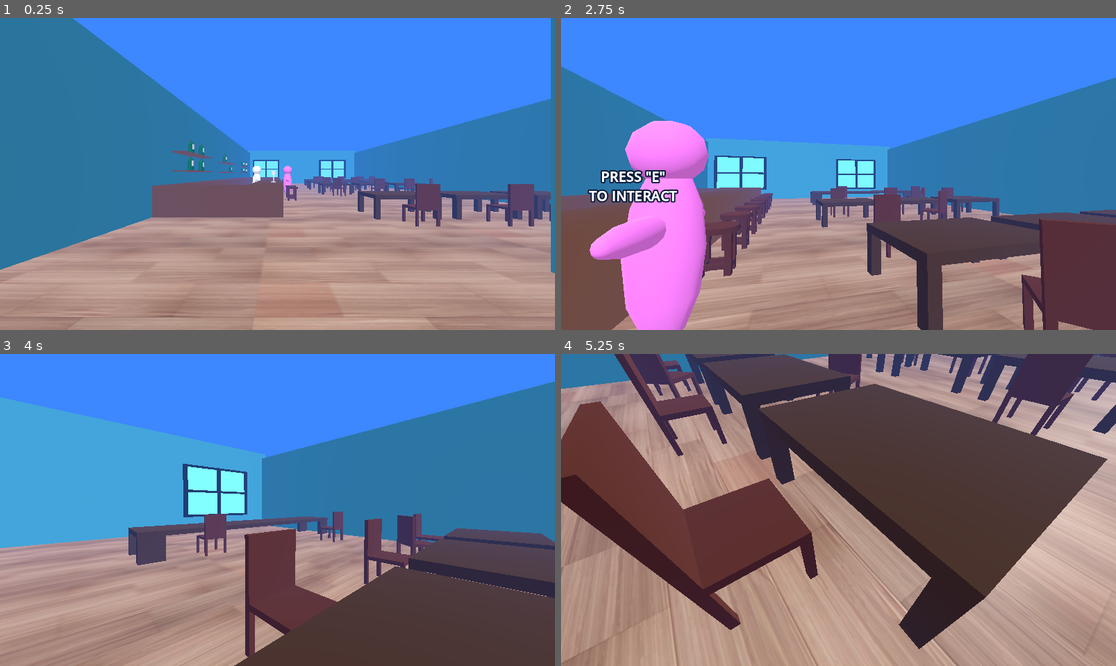
Above: before the commit, frames 1-4 (two rows, left to right).
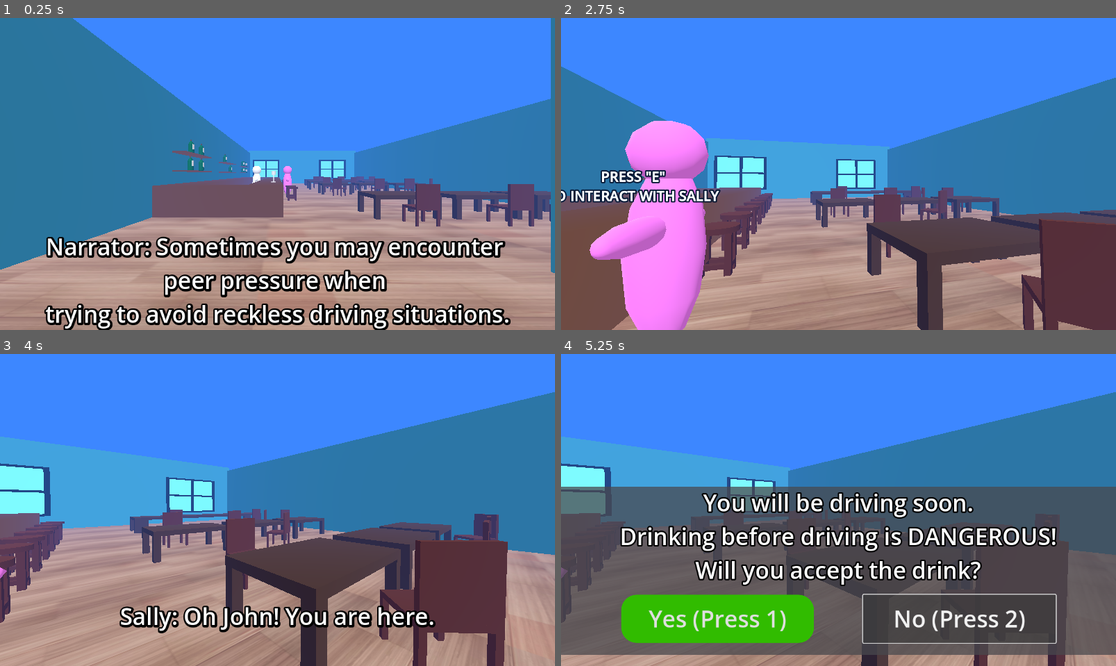
Above: after the commit, the same moments.

Repository: JoshuaThai/road-jam
Game: Godot game, scene res://Scenes/bar.tscn
The game is run twice, just before and just after one commit, with the same random seed, the same clock (stepped at 60 frames per second) and the same inputs. Sound files missing from this copy of the repository are replaced by a short silence.
Inputs (mouse positions are in pixels of both pictures, inside the frame that each line leads up to):
- Up to frame 1 (0.25 s): no input
- Up to frame 2 (2.75 s): tap Enter (ui_accept) at 0.5, 1.35, 1.52, 1.82 s; move the mouse to (866, 174) at 0.52 s; hold Enter (ui_accept) 0.53-1.28 s; hold W (move_up) from 0.53 s (still down); tap E at 0.6, 1.55, 2.1 s; move the mouse to (810, 174) at 1.27 s; move the mouse to (849, 167) at 2.02 s; hold Enter (ui_accept) from 2.03 s (still down)
- Up to frame 3 (4 s): keep holding W (move_up); move the mouse to (271, 516) at 2.77 s; release Enter (ui_accept) at 2.78 s; tap Space at 2.85 s; tap Enter (ui_accept) at 3.02, 3.32 s; tap E at 3.05, 3.6 s; move the mouse to (316, 513) at 3.52 s; hold Enter (ui_accept) from 3.53 s (still down)
- Up to frame 4 (5.25 s): release W (move_up) at 4.25 s; release Enter (ui_accept) at 4.25 s; click (716, 619) at 4.25 s, where only the run after the commit has a clickable "Yes (Press 1)"; click (960, 619) at 5 s, where only the run after the commit has a clickable "No (Press 2)"

The runs differ from the first frame. In frame 1, 10% of the frame differs, in the area x 8-92%, y 69-100%; in frame 2, 0.9%; in frame 3, 37%; in frame 4, 97%, in the area x 0-100%, y 0-100%.

Commit message:
Working on Bar Scene
Work on Sally's Dialogue and Dialogue choice screen.

Diff:
--- a/Scenes/bar.tscn
+++ b/Scenes/bar.tscn
@@ -1,17 +1,21 @@
-[gd_scene load_steps=31 format=3 uid="uid://bq2kdr80nrrgi"]
+[gd_scene load_steps=42 format=3 uid="uid://bq2kdr80nrrgi"]
 
 [ext_resource type="PackedScene" uid="uid://ck0pjiha20w3m" path="res://Scenes/player.tscn" id="1_vwav4"]
 [ext_resource type="PackedScene" uid="uid://dfmosl6d8wsm" path="res://BarObjects/WoodenFloor.glb" id="1_xgyi3"]
 [ext_resource type="PackedScene" uid="uid://br7f2wm5xqk81" path="res://BarObjects/WineGlass.glb" id="2_w5oem"]
 [ext_resource type="Material" uid="uid://ch8tutp51k0nh" path="res://Materials/brown.tres" id="3_ggknq"]
 [ext_resource type="AudioStream" uid="uid://c2viaxdc6j1ru" path="res://BarDialogue/InitalNarratorDialogue.mp3" id="3_oe2xn"]
+[ext_resource type="Script" uid="uid://dxy78f1ofcmgq" path="res://Scripts/narrator_dialogue.gd" id="4_or5po"]
+[ext_resource type="Script" uid="uid://ca4gwgybxmryt" path="res://Scripts/sally_start_dialogue.gd" id="5_703c4"]
 [ext_resource type="PackedScene" uid="uid://c8agjsdnr6y13" path="res://BarObjects/stool.tscn" id="5_n8sa8"]
+[ext_resource type="AudioStream" uid="uid://ctxc0whrv2rt3" path="res://BarDialogue/SallyStartDialogue.mp3" id="5_oah5r"]
 [ext_resource type="PackedScene" uid="uid://bl00jlfucxq5d" path="res://BarObjects/alcoholBottle.tscn" id="5_uypo1"]
 [ext_resource type="PackedScene" uid="uid://c23xx8l0aiqk1" path="res://BarObjects/table.tscn" id="7_k0573"]
 [ext_resource type="PackedScene" uid="uid://6a4iqkum3m4a" path="res://BarObjects/chair.tscn" id="8_riofv"]
 [ext_resource type="Script" uid="uid://v2jcxeaw6imp" path="res://Scripts/bartender.gd" id="9_5chha"]
 [ext_resource type="PackedScene" uid="uid://fb7na8q54080" path="res://Scenes/window.tscn" id="9_ubmj0"]
 [ext_resource type="Script" uid="uid://cbqwqba4elpln" path="res://Scripts/sally_Conversation.gd" id="10_a5bvc"]
+[ext_resource type="Script" uid="uid://swjlqbf6smov" path="res://Scripts/choice_rect.gd" id="16_0s6ix"]
 
 [sub_resource type="BoxShape3D" id="BoxShape3D_i1h57"]
 size = Vector3(50, 0.1, 50)
@@ -90,6 +94,7 @@
 [sub_resource type="Animation" id="Animation_5chha"]
 resource_name = "Wave"
 length = 1.5
+loop_mode = 1
 tracks/0/type = "value"
 tracks/0/imported = false
 tracks/0/enabled = true
@@ -153,8 +158,71 @@
 [sub_resource type="StandardMaterial3D" id="StandardMaterial3D_a5bvc"]
 albedo_color = Color(1, 0.49803922, 1, 1)
 
+[sub_resource type="Animation" id="Animation_oah5r"]
+resource_name = "Turning"
+tracks/0/type = "value"
+tracks/0/imported = false
+tracks/0/enabled = true
+tracks/0/path = NodePath(".:rotation")
+tracks/0/interp = 1
+tracks/0/loop_wrap = true
+tracks/0/keys = {
+"times": PackedFloat32Array(0, 0.5),
+"transitions": PackedFloat32Array(1, 1),
+"update": 0,
+"values": [Vector3(0, -1.5707963, 0), Vector3(0, 0.5235989, 0)]
+}
+
+[sub_resource type="Animation" id="Animation_0s6ix"]
+length = 0.001
+tracks/0/type = "value"
+tracks/0/imported = false
+tracks/0/enabled = true
+tracks/0/path = NodePath(".:rotation")
+tracks/0/interp = 1
+tracks/0/loop_wrap = true
+tracks/0/keys = {
+"times": PackedFloat32Array(0),
+"transitions": PackedFloat32Array(1),
+"update": 0,
+"values": [Vector3(0, -1.5707963, 0)]
+}
+
+[sub_resource type="AnimationLibrary" id="AnimationLibrary_0yy5i"]
+_data = {
+&"RESET": SubResource("Animation_0s6ix"),
+&"Turning": SubResource("Animation_oah5r")
+}
+
 [sub_resource type="FontVariation" id="FontVariation_5chha"]
 variation_embolden = 0.6
+
+[sub_resource type="LabelSettings" id="LabelSettings_oe2xn"]
+font_size = 48
+outline_size = 8
+outline_color = Color(0, 0, 0, 1)
+shadow_size = 16
+shadow_color = Color(0, 0, 0, 1)
+
+[sub_resource type="LabelSettings" id="LabelSettings_oah5r"]
+font_size = 48
+outline_size = 12
+outline_color = Color(0, 0, 0, 1)
+shadow_size = 16
+
+[sub_resource type="StyleBoxFlat" id="StyleBoxFlat_oah5r"]
+bg_color = Color(0.19086605, 0.7366369, 7.70092e-07, 1)
+corner_radius_top_left = 32
+corner_radius_top_right = 32
+corner_radius_bottom_right = 32
+corner_radius_bottom_left = 32
+
+[sub_resource type="StyleBoxFlat" id="StyleBoxFlat_0s6ix"]
+bg_color = Color(1, 0, 0, 1)
+corner_radius_top_left = 32
+corner_radius_top_right = 32
+corner_radius_bottom_right = 32
+corner_radius_bottom_left = 32
 
 [node name="Bar" type="Node3D"]
 
@@ -172,6 +240,12 @@
 [node name="NarratorDialogue" type="AudioStreamPlayer" parent="Player"]
 stream = ExtResource("3_oe2xn")
 autoplay = true
+script = ExtResource("4_or5po")
+
+[node name="SallyStartDialogue" type="AudioStreamPlayer" parent="Player"]
+unique_name_in_owner = true
+stream = ExtResource("5_oah5r")
+script = ExtResource("5_703c4")
 
 [node name="WorldEnvironment" type="WorldEnvironment" parent="."]
 environment = SubResource("Environment_vwav4")
@@ -514,12 +588,14 @@
 shape = SubResource("CapsuleShape3D_riofv")
 
 [node name="BartenderAnimations" type="AnimationPlayer" parent="Bartender"]
+unique_name_in_owner = true
 libraries = {
 &"": SubResource("AnimationLibrary_a5bvc")
 }
 
 [node name="Sally" type="StaticBody3D" parent="."]
-transform = Transform3D(1.3113416e-07, 0, -1, 0, 1, 0, 1, 0, 1.3113416e-07, -17.1, 3, 0)
+unique_name_in_owner = true
+transform = Transform3D(7.549791e-08, 0, -1.0000001, 0, 1, 0, 1.0000001, 0, 7.549791e-08, -17.1, 3, 0)
 
 [node name="Head" type="CSGSphere3D" parent="Sally"]
 material = SubResource("StandardMaterial3D_a5bvc")
@@ -541,6 +617,10 @@
 shape = SubResource("CapsuleShape3D_riofv")
 
 [node name="SallyAnimations" type="AnimationPlayer" parent="Sally"]
+unique_name_in_owner = true
+libraries = {
+&"": SubResource("AnimationLibrary_0yy5i")
+}
 
 [node name="SallyProximityPrompt" type="Label3D" parent="Sally"]
 unique_name_in_owner = true
@@ -549,7 +629,7 @@
 billboard = 1
 double_sided = false
 text = "Press \"E\"
-to interact"
+to interact with Sally"
 font = SubResource("FontVariation_5chha")
 uppercase = true
 script = ExtResource("10_a5bvc")
@@ -560,4 +640,93 @@
 [node name="Window2" parent="." instance=ExtResource("9_ubmj0")]
 transform = Transform3D(-4.371139e-08, 0, -3.645, 0, 1.885, 0, 1, 0, -1.5932801e-07, -22.4, 4.7, -24.6)
 
+[node name="DialogueScreen" type="CanvasLayer" parent="."]
+
+[node name="DialogueLabel" type="Label" parent="DialogueScreen"]
+unique_name_in_owner = true
+anchors_preset = 7
+anchor_left = 0.5
+anchor_top = 1.0
+anchor_right = 0.5
+anchor_bottom = 1.0
+offset_left = -552.0
+offset_top = -137.0
+offset_right = 552.0
+grow_horizontal = 2
+grow_vertical = 0
+text = "Narrator: Sometimes you may encounter
+peer pressure when
+trying to avoid reckless driving situations."
+label_settings = SubResource("LabelSettings_oe2xn")
+horizontal_alignment = 1
+
+[node name="ChoiceRect" type="ColorRect" parent="DialogueScreen"]
+unique_name_in_owner = true
+visible = false
+anchors_preset = 14
+anchor_top = 0.5
+anchor_right = 1.0
+anchor_bottom = 0.5
+offset_top = -49.0
+offset_bottom = 301.0
+grow_horizontal = 2
+grow_vertical = 2
+color = Color(0.28235295, 0.28235295, 0.3019608, 0.7411765)
+script = ExtResource("16_0s6ix")
+
+[node name="ChoiceLabel" type="Label" parent="DialogueScreen/ChoiceRect"]
+unique_name_in_owner = true
+layout_mode = 1
+anchors_preset = 5
+anchor_left = 0.5
+anchor_right = 0.5
+offset_left = -552.0
+offset_right = 552.0
+offset_bottom = 207.0
+grow_horizontal = 2
+text = "You will be driving soon.
+Drinking before driving is DANGEROUS!
+Will you accept the drink?"
+label_settings = SubResource("LabelSettings_oah5r")
+horizontal_alignment = 1
+
+[node name="YesButton" type="Button" parent="DialogueScreen/ChoiceRect"]
+layout_mode = 1
+anchors_preset = 2
+anchor_top = 1.0
+anchor_bottom = 1.0
+offset_left = 125.0
+offset_top = -125.0
+offset_right = 525.0
+offset_bottom = -25.0
+grow_vertical = 0
+theme_override_font_sizes/font_size = 48
+theme_override_styles/normal = SubResource("StyleBoxFlat_oah5r")
+text = "Yes (Press 1)"
+
+[node name="NoButton" type="Button" parent="DialogueScreen/ChoiceRect"]
+layout_mode = 1
+anchors_preset = 3
+anchor_left = 1.0
+anchor_top = 1.0
+anchor_right = 1.0
+anchor_bottom = 1.0
+offset_left = -525.0
+offset_top = -125.0
+offset_right = -125.0
+offset_bottom = -25.0
+grow_horizontal = 0
+grow_vertical = 0
+theme_override_font_sizes/font_size = 48
+theme_override_styles/normal = SubResource("StyleBoxFlat_0s6ix")
+text = "No (Press 2)"
+
+[node name="PlayerStand" type="CSGBox3D" parent="."]
+unique_name_in_owner = true
+transform = Transform3D(1, 0, 0, 0, 1, 0, 0, 0, 1, -15.400001, 0.3, 2.6000001)
+visible = false
+
 [connection signal="finished" from="Player/NarratorDialogue" to="Sally/SallyProximityPrompt" method="_on_narrator_dialogue_finished"]
+[connection signal="finished" from="Player/SallyStartDialogue" to="Player/SallyStartDialogue" method="_on_finished"]
+[connection signal="pressed" from="DialogueScreen/ChoiceRect/YesButton" to="DialogueScreen/ChoiceRect" method="_on_yes_button_pressed"]
+[connection signal="pressed" from="DialogueScreen/ChoiceRect/NoButton" to="DialogueScreen/ChoiceRect" method="_on_no_button_pressed"]
--- a/Scripts/bartender.gd
+++ b/Scripts/bartender.gd
@@ -3,8 +3,11 @@
 @onready var bartenderAnimation = $BartenderAnimations
 var time = 0
 
-func _physics_process(delta):
-	if time <= 0:
-		bartenderAnimation.play("Wave")
-		time = 5
-	time -= 1
+func _ready():
+	bartenderAnimation.play("Wave")
+
+#func _physics_process(delta):
+	#if time <= 0:
+		#bartenderAnimation.play("Wave")
+		#time = 5
+	#time -= 1
--- /dev/null
+++ b/Scripts/choice_rect.gd
@@ -0,0 +1,16 @@
+extends ColorRect
+
+@onready var choiceLabel = %ChoiceLabel
+
+# handle player choice screen.
+func _physics_process(delta):
+	pass
+
+
+func _on_yes_button_pressed():
+#	Use choiceLabel's text to determine what to do when button pressing is detected.
+	pass # Replace with function body.
+
+
+func _on_no_button_pressed():
+	pass # Replace with function body.
--- /dev/null
+++ b/Scripts/narrator_dialogue.gd
@@ -0,0 +1,10 @@
+extends AudioStreamPlayer
+
+@onready var dialogueLabel = %DialogueLabel
+
+func _physics_process(delta):
+	if get_playback_position() >=5 and get_playback_position() < 10:
+		dialogueLabel.text = "Narrator: Always put forth your best judgement\n and be willing to say no."
+		#print(get_playback_position())
+	if get_playback_position() > 10:
+		dialogueLabel.text = "Narrator: Let's test out this advice with \nour pink friend, Sally."
--- a/Scripts/player.gd
+++ b/Scripts/player.gd
@@ -1,6 +1,7 @@
 extends CharacterBody3D
 
-const SPEED = 10.0
+# We will set this set speed to 0 when player is talking to user.
+@export var SPEED = 10.0
 
 func _ready():
 	Input.set_mouse_mode(Input.MOUSE_MODE_CAPTURED)
@@ -16,6 +17,9 @@
 #		Show cursor when player clicks escape key.
 	elif event.is_action_pressed("ui_cancel"):
 		Input.set_mouse_mode(Input.MOUSE_MODE_VISIBLE)
+#	Hide cursor when player clicks enter key
+	elif event.is_action_pressed("ui_accept"):
+		Input.set_mouse_mode(Input.MOUSE_MODE_CAPTURED)
 
 func _physics_process(delta):
 	var input_direction_2D = Input.get_vector(
--- a/Scripts/sally_Conversation.gd
+++ b/Scripts/sally_Conversation.gd
@@ -1,17 +1,30 @@
 extends Label3D
 
 @onready var player = %Player
+@onready var dialogueLabel = %DialogueLabel
+@onready var sallyStartingDialogue = %SallyStartDialogue
+@onready var sallyAnimations = %SallyAnimations
+@onready var sallyBody = %Sally
+@onready var playerStand = %PlayerStand
 
 @export var narratorDone = false
+var dialogueStarted = false
 
 func _physics_process(delta):
 	var playerPosition = global_position - player.global_position
 	if playerPosition.x > -3 and playerPosition.z > -3 and narratorDone:
-		visible = true
-		if Input.is_key_pressed(Key.KEY_E):
+		if not dialogueStarted:
+			visible = true
+		if Input.is_key_pressed(Key.KEY_E) and not dialogueStarted:
 			visible = false
+			player.SPEED = 0.0
+			dialogueStarted = true
+			player.global_position = playerStand.global_position
+			sallyAnimations.play("Turning")
+			sallyStartingDialogue.play()
 		#print(playerPosition)
 
 
 func _on_narrator_dialogue_finished():
 	narratorDone = true
+	dialogueLabel.text = ""
--- /dev/null
+++ b/Scripts/sally_start_dialogue.gd
@@ -0,0 +1,28 @@
+extends AudioStreamPlayer
+
+@onready var dialogueLabel = %DialogueLabel
+@onready var bartenderAnimation = %BartenderAnimations
+@onready var choiceRect = %ChoiceRect
+
+func _physics_process(delta):
+	if get_playback_position() >0 and get_playback_position() < 3:
+		bartenderAnimation.stop()
+		bartenderAnimation.play("WalkAway")
+		dialogueLabel.text = "Sally: Oh John! You are here."
+		#print(get_playback_position())
+	if get_playback_position() >= 3 and get_playback_position() < 7:
+		dialogueLabel.text = "Sally: Ugh. How has your day been?"
+	if get_playback_position() > 7 and get_playback_position() < 11:
+		dialogueLabel.text = "Sally: Oh. I am sorry to hear that it has been bad."
+	if get_playback_position() > 11 and get_playback_position() < 14:
+		dialogueLabel.text = "Sally: You should totally relax and take a sip."
+	if get_playback_position() > 14:
+		dialogueLabel.text = "Sally: I will pay for it."
+
+
+
+
+
+func _on_finished():
+	dialogueLabel.text = ""
+	choiceRect.visible = true
Not shown, added: BarDialogue/SallyStartDialogue.mp3.import
Not shown, added: Scripts/choice_rect.gd.uid
Not shown, added: Scripts/narrator_dialogue.gd.uid
Not shown, added: Scripts/sally_start_dialogue.gd.uid
Not shown, added: BarDialogue/SallyStartDialogue.mp3
